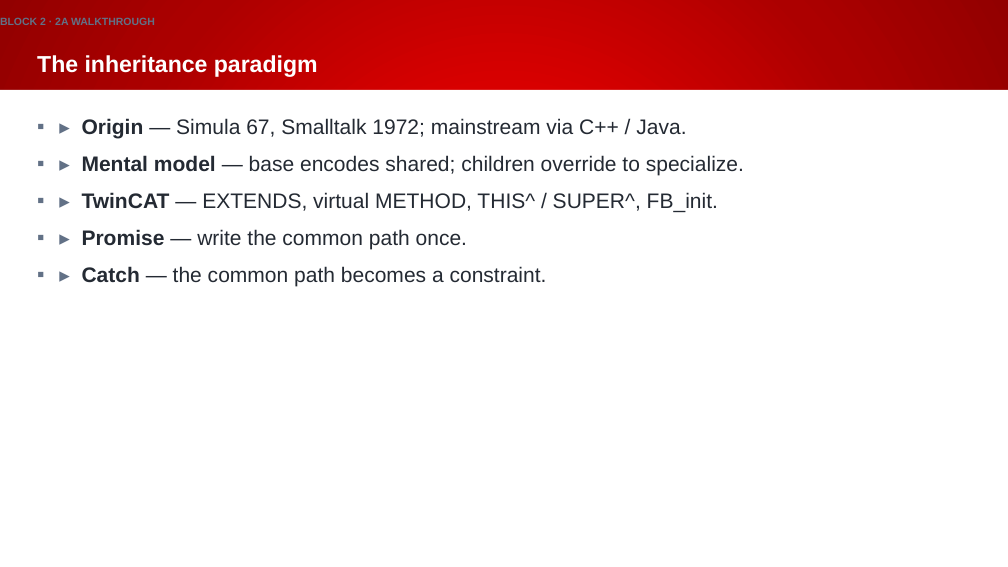
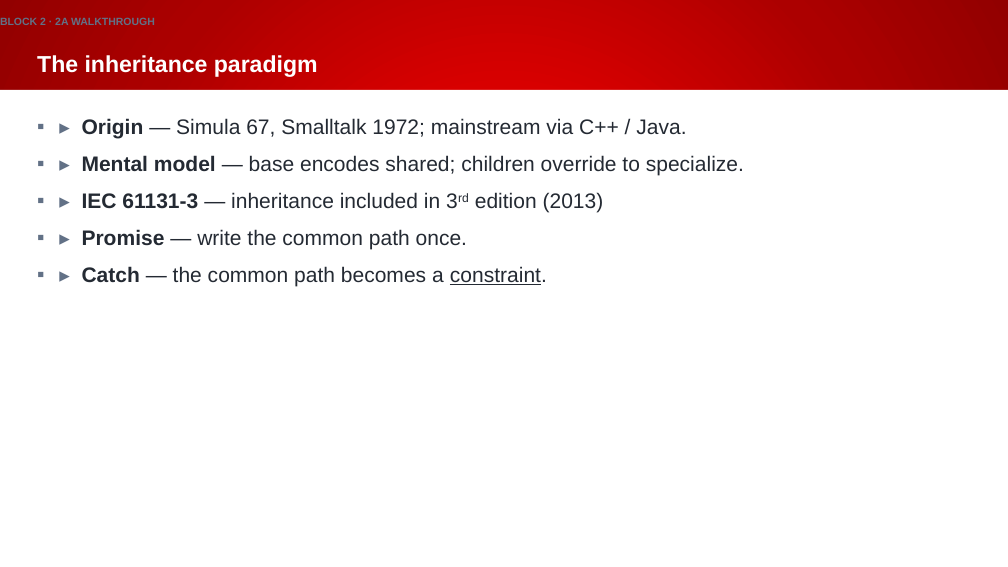
Before and after one commit to Beckhoff-USA-Community/Procedural_To_SOLID, a slide deck: slide 32 of presentation/NEM2026_workshop.pptx (slide 25 before the commit). Drawn at 1008x567 pixels with LibreOffice and Linux fonts; fonts in the diff are those of the drawing; background and template pictures are left out. Boxes give left, top, right and bottom in pixels: in the first picture for what was removed or moved away, otherwise in the second. Text is boxed around its words. In the diff, an @@ line names an element or a change of style, - is before the commit and + after.

```diff
--- a/presentation/NEM2026_workshop.pptx
+++ b/presentation/NEM2026_workshop.pptx
@@ text at (x1=82, y1=192, x2=604, y2=212): text changed @@
-▪ ▸ TwinCAT — EXTENDS, virtual METHOD, THIS^ / SUPER^, FB_init.
+▪ ▸ IEC 61131-3 — inheritance included in 3rd edition (2013)
@@ text at (x1=82, y1=266, x2=547, y2=286): underline on in "constraint." @@
```
Also in this commit, not shown: 21 other slides changed, 15 slides added, 1 slide removed.
